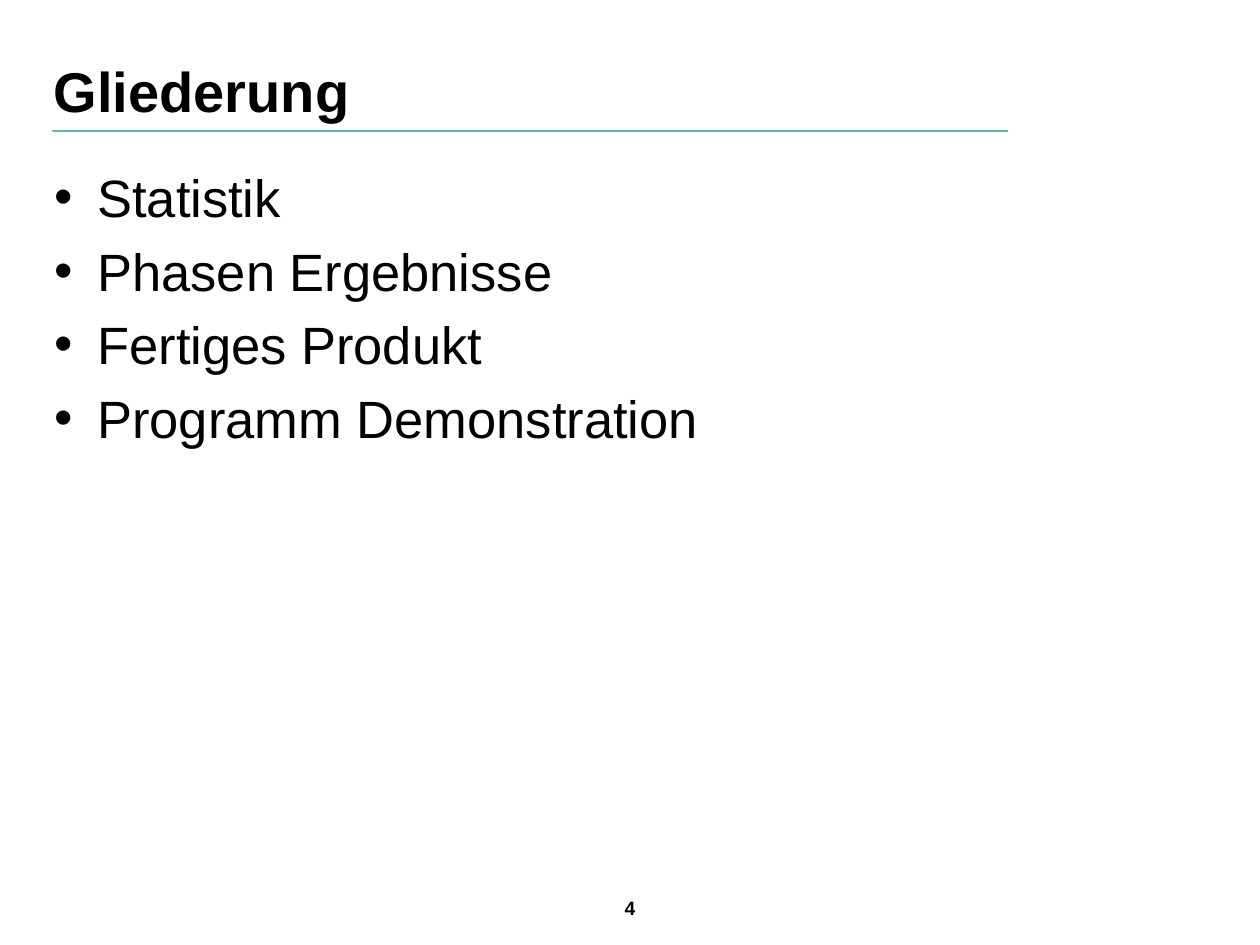
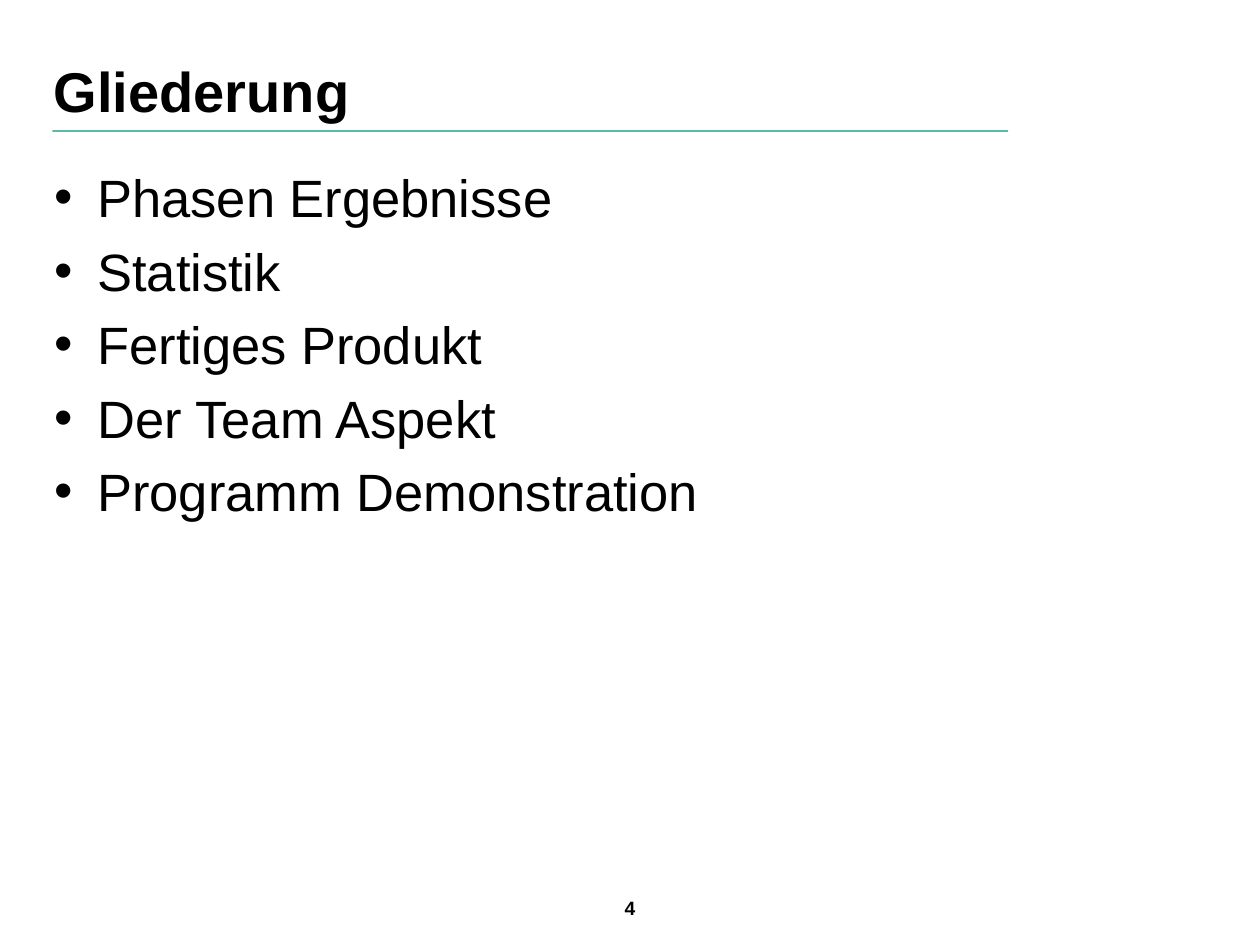
Before and after one commit to SuppenGeist/pse-ws1516-videoencoder-ta, a slide deck: slide 4 of Präsentation/Präsentation.odp. Drawn at 1260x945 pixels with LibreOffice and Linux fonts; fonts in the diff are those of the drawing; background and template pictures are left out. Boxes give left, top, right and bottom in pixels: in the first picture for what was removed or moved away, otherwise in the second. Text is boxed around its words. In the diff, an @@ line names an element or a change of style, - is before the commit and + after.

```diff
--- a/Präsentation/Präsentation.odp
+++ b/Präsentation/Präsentation.odp
@@ text at <box>97,179,552,228</box>: paragraph added @@
+• Phasen Ergebnisse
@@ text at <box>97,253,552,302</box>: paragraph removed @@
-• Phasen Ergebnisse
@@ text at <box>97,400,496,449</box>: paragraph added @@
+• Der Team Aspekt
```
Also in this commit, not shown: 7 other slides changed, 2 slides added, 1 slide removed.
